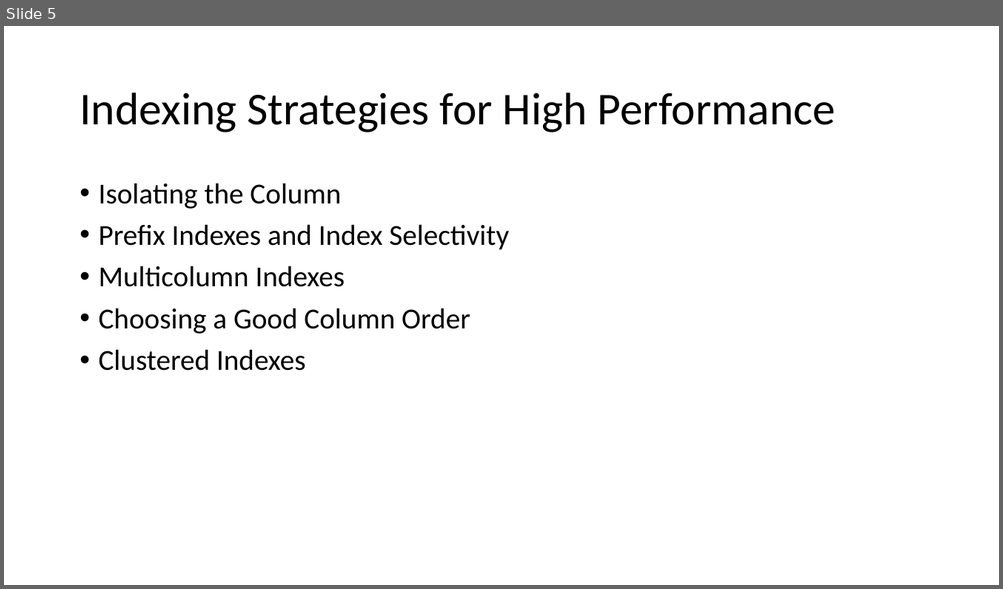
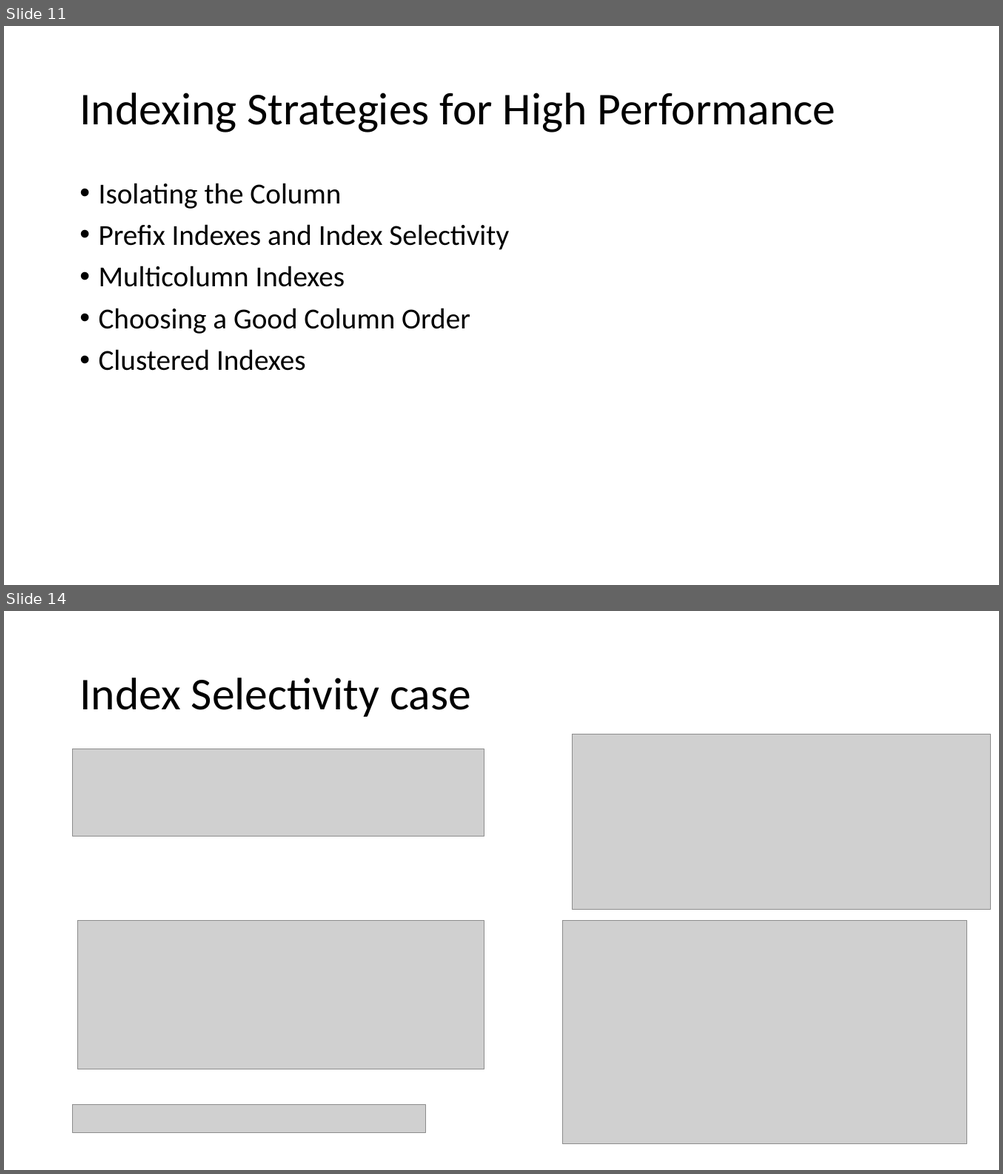
Before and after one commit to virh/case-study, a slide deck: vitess/MySQL Index & Orchestrator.pptx. Shown one above the other, each under a label of ours: slide 5 before the commit, slides 11 and 14 after it; the slides between them are not shown. The pictures are 1003x589 and 1003x1174 pixels, drawn with LibreOffice and Linux fonts; fonts in the diff are those of the drawing; grey boxes stand for pictures. Boxes give left, top, right and bottom in pixels: in the first picture for what was removed or moved away, otherwise in the second. Text is boxed around its words. In the diff, an @@ line names an element or a change of style, - is before the commit and + after.

```diff
--- a/vitess/MySQL Index & Orchestrator.pptx
+++ b/vitess/MySQL Index & Orchestrator.pptx
@@ slide 14 added at box(4, 611, 999, 1170), background #FFFFFF @@
@@ title added at box(79, 678, 471, 717), 44 pt, text #000000 @@
+Index Selectivity case
@@ picture added at box(572, 734, 990, 909) @@
@@ picture added at box(73, 749, 484, 836) @@
@@ picture added at box(78, 920, 484, 1069) @@
@@ picture added at box(562, 920, 967, 1145) @@
@@ picture added at box(73, 1105, 427, 1133) @@
@@ what was slide 5 is now slide 11 @@
```
Also in this commit, not shown: 1 slide changed, 11 other slides added.
